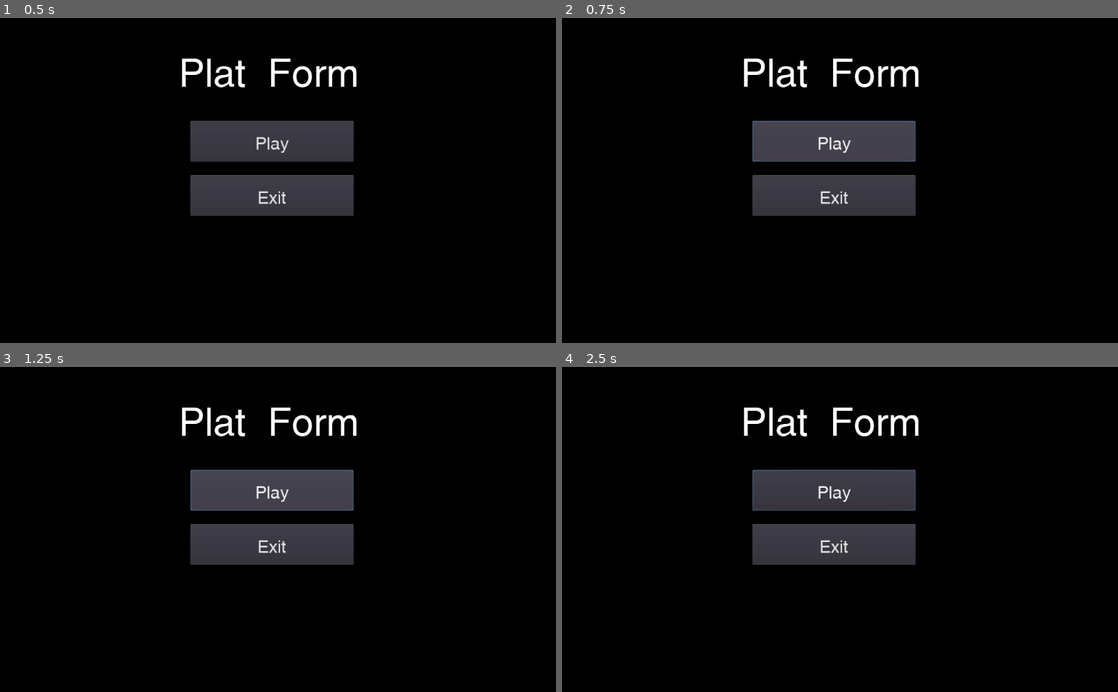
Above: before the commit, frames 1-4 (two rows, left to right).
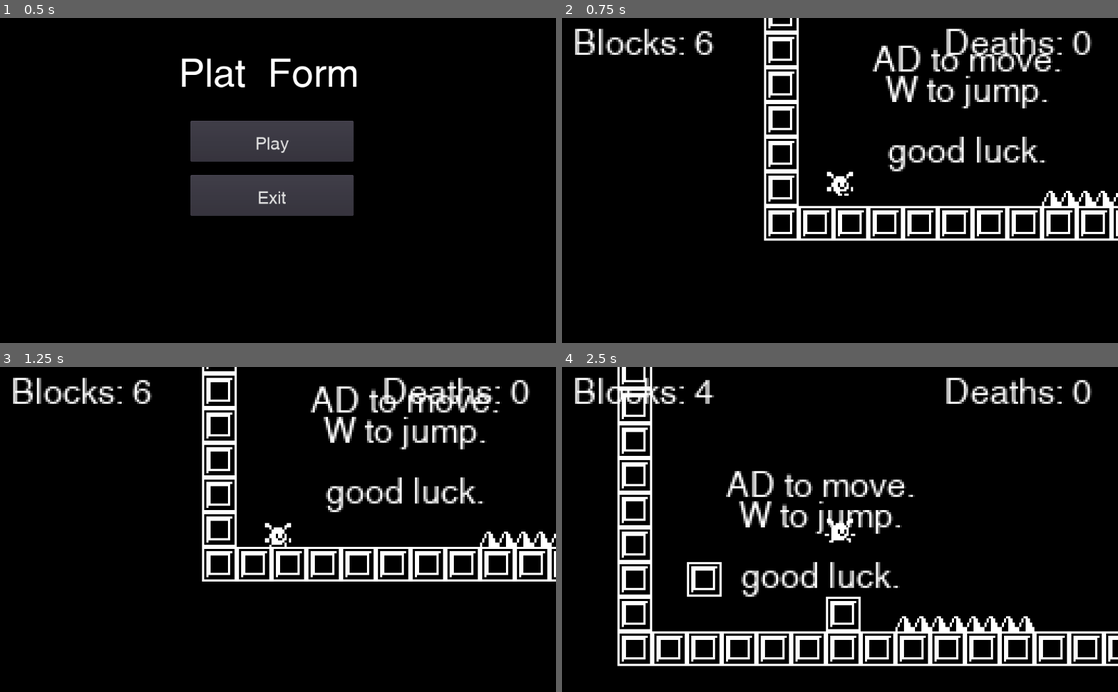
Above: after the commit, the same moments.

Repository: thomasapope/plat-form
Game: Godot game, scene res://scenes/Main.tscn
Same seed, same stepped clock (60 frames per second), same inputs: the game is played once before the commit and once after it. This scene is started directly instead of the project's main scene.
Inputs (mouse positions are in pixels of both pictures, inside the frame that each line leads up to):
- Up to frame 1 (0.5 s): no input
- Up to frame 2 (0.75 s): click "Play" at 0.5 s
- Up to frame 3 (1.25 s): no input
- Up to frame 4 (2.5 s): click (834, 490) at 1.25 s, where only the run before the commit has a clickable "Play"; tap Enter at 2 s; move the mouse to (962, 513) at 2.02 s; hold D (right) from 2.03 s (still down); click (962, 513) at 2.17 s; tap W (jump) at 2.27 s

Frame 1 is identical in both runs. In frame 2, 17% of the frame differs, in the area x 2-100%, y 0-69%; in frame 3, 17%; in frame 4, 21%, in the area x 2-100%, y 0-93%.

Commit message:
Add base menu button functionality

Diff:
--- a/scenes/Main.tscn
+++ b/scenes/Main.tscn
@@ -1,7 +1,8 @@
-[gd_scene load_steps=3 format=2]
+[gd_scene load_steps=4 format=2]
 
 [ext_resource path="res://ui/Swansea72.tres" type="DynamicFont" id=1]
 [ext_resource path="res://ui/UITheme.tres" type="Theme" id=2]
+[ext_resource path="res://scripts/MenuButton.gd" type="Script" id=3]
 
 [node name="Main" type="Control"]
 __meta__ = {
@@ -36,9 +37,11 @@
 margin_bottom = 75.0
 rect_min_size = Vector2( 0, 75 )
 text = "Play"
+script = ExtResource( 3 )
 __meta__ = {
 "_edit_use_anchors_": false
 }
+scene = "res://scenes/Setup Game.tscn"
 
 [node name="Exit" type="Button" parent="Label/VBoxContainer"]
 margin_top = 100.0
@@ -46,6 +49,9 @@
 margin_bottom = 175.0
 rect_min_size = Vector2( 0, 75 )
 text = "Exit"
+expand_icon = true
+script = ExtResource( 3 )
 __meta__ = {
 "_edit_use_anchors_": false
 }
+action = "exit"
--- /dev/null
+++ b/scripts/MenuButton.gd
@@ -0,0 +1,25 @@
+extends Button
+
+
+export var action = "change_scene"
+export var scene = ""
+# change_scene
+# switch_scene
+# exit
+
+func _ready():
+	connect("pressed", self, "_on_pressed")
+
+
+func _on_pressed():
+	match action:
+		"change_scene":
+			var error_code = get_tree().change_scene(scene)
+			if (error_code != 0):
+				print_debug("ERROR:", error_code)
+		"switch_scene":
+			pass
+		"exit":
+			get_tree().quit()
+		_:
+			print_debug("ERROR: Invalid button action")
